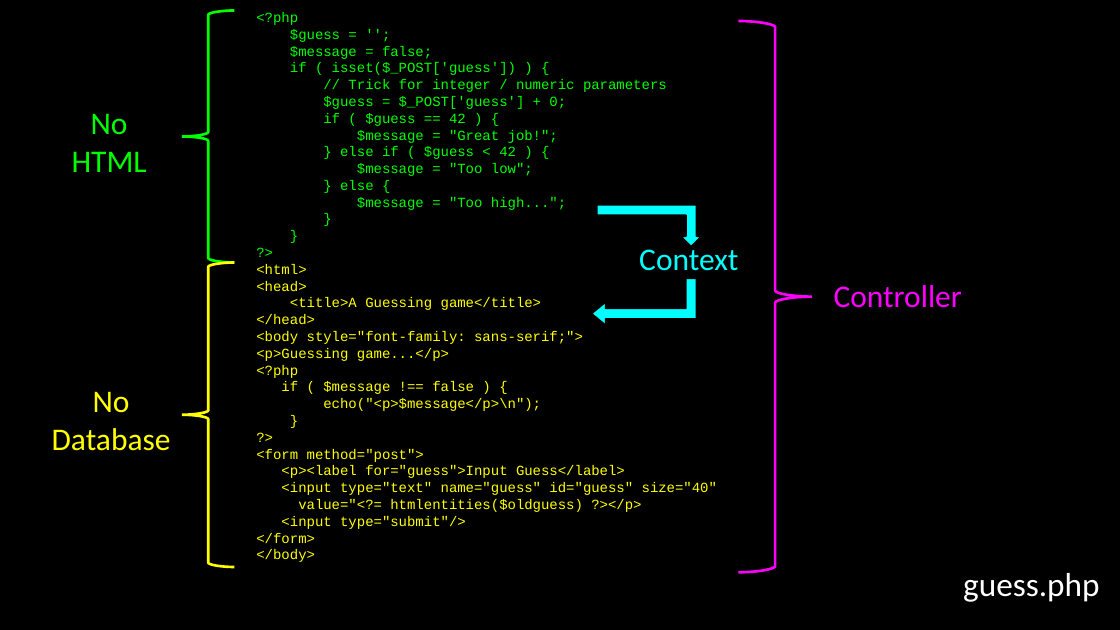
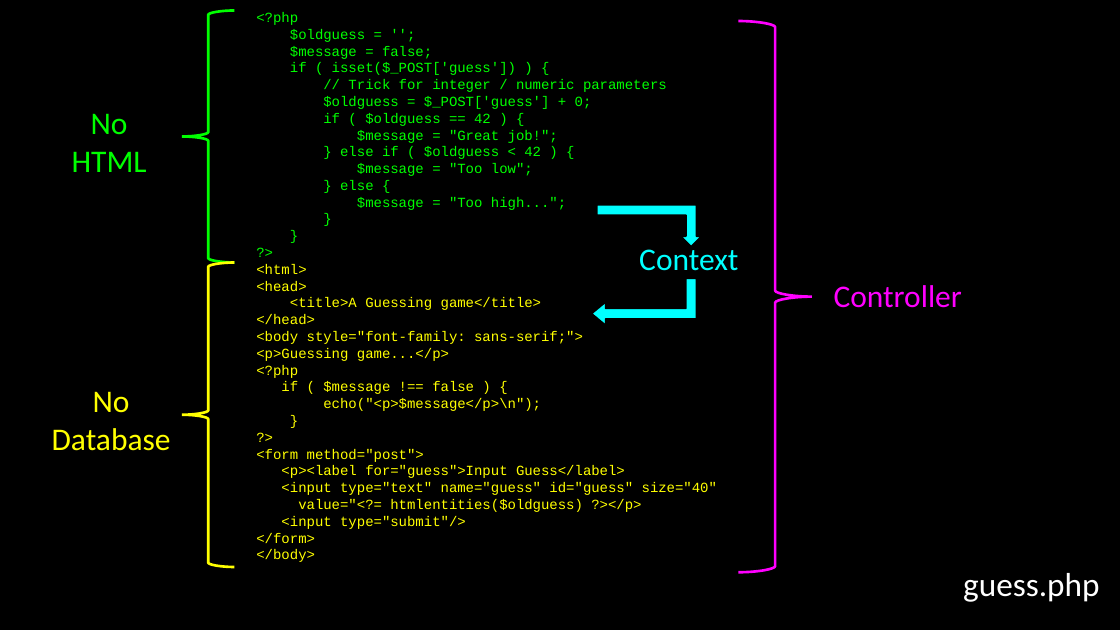
Before and after one commit to csev/wa4e, a slide deck: slide 19 of lectures/PHP-06-Forms.ppt. Drawn at 1120x630 pixels with LibreOffice and Linux fonts; fonts in the diff are those of the drawing. Boxes give left, top, right and bottom in pixels: in the first picture for what was removed or moved away, otherwise in the second. Text is boxed around its words. In the diff, an @@ line names an element or a change of style, - is before the commit and + after.

```diff
--- a/lectures/PHP-06-Forms.ppt
+++ b/lectures/PHP-06-Forms.ppt
@@ text at <box>290,29,365,42</box>: text changed @@
-$guess = '';
+$oldguess = '';
@@ text at <box>323,96,592,126</box>: text changed @@
-$guess = $_POST['guess'] + 0;
-if ( $guess == 42 ) {
+$oldguess = $_POST['guess'] + 0;
+if ( $oldguess == 42 ) {
@@ text at <box>340,146,541,159</box>: text changed @@
-} else if ( $guess < 42 ) {
+} else if ( $oldguess < 42 ) {
```
Also in this commit, not shown: 4 other slides changed, 30 other files.
